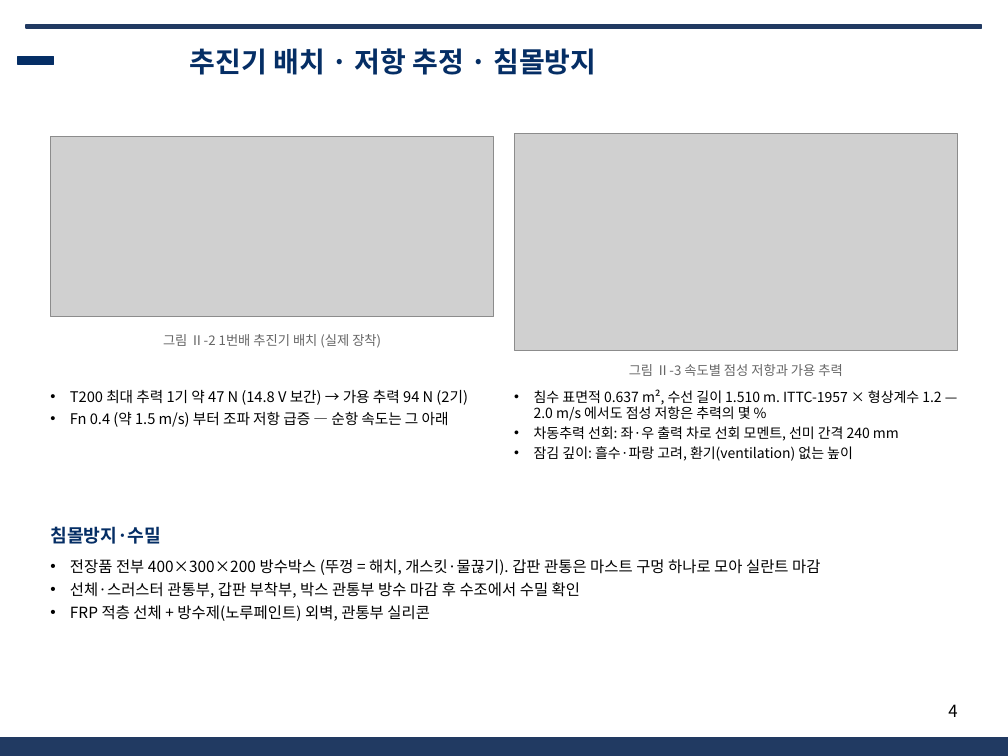
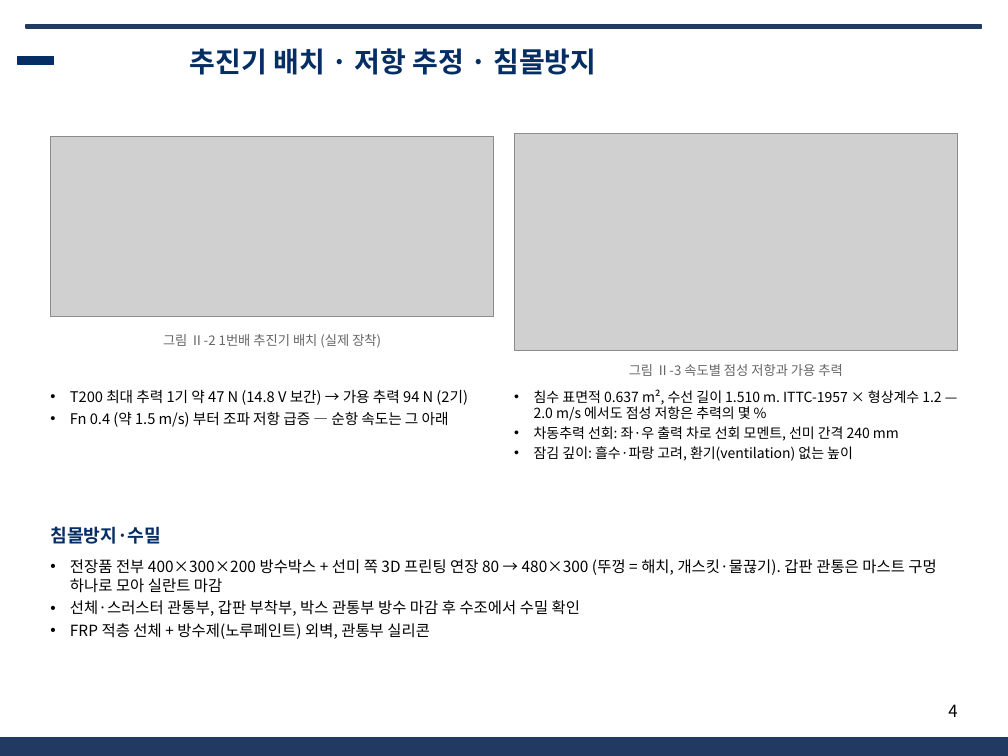
Before and after one commit to unmatsutake377-rgb/ros2_ws, a slide deck: slide 4 of docs/전달용/보고서_분담/발표자료_SSF_A.pptx. Drawn at 1008x756 pixels with LibreOffice and Linux fonts; fonts in the diff are those of the drawing; grey boxes stand for pictures; background and template pictures are left out. Boxes give left, top, right and bottom in pixels: in the first picture for what was removed or moved away, otherwise in the second. Text is boxed around its words. In the diff, an @@ line names an element or a change of style, - is before the commit and + after.

```diff
--- a/docs/전달용/보고서_분담/발표자료_SSF_A.pptx
+++ b/docs/전달용/보고서_분담/발표자료_SSF_A.pptx
@@ text at <box>70,559,936,593</box>: text changed @@
-• 전장품 전부 400×300×200 방수박스 (뚜껑 = 해치, 개스킷·물끊기). 갑판 관통은 마스트 구멍 하나로 모아 실란트 마감
+• 전장품 전부 400×300×200 방수박스 + 선미 쪽 3D 프린팅 연장 80 → 480×300 (뚜껑 = 해치, 개스킷·물끊기). 갑판 관통은 마스트 구멍 하나로 모아 실란트 마감
```
Also in this commit, not shown: 12 other files.
